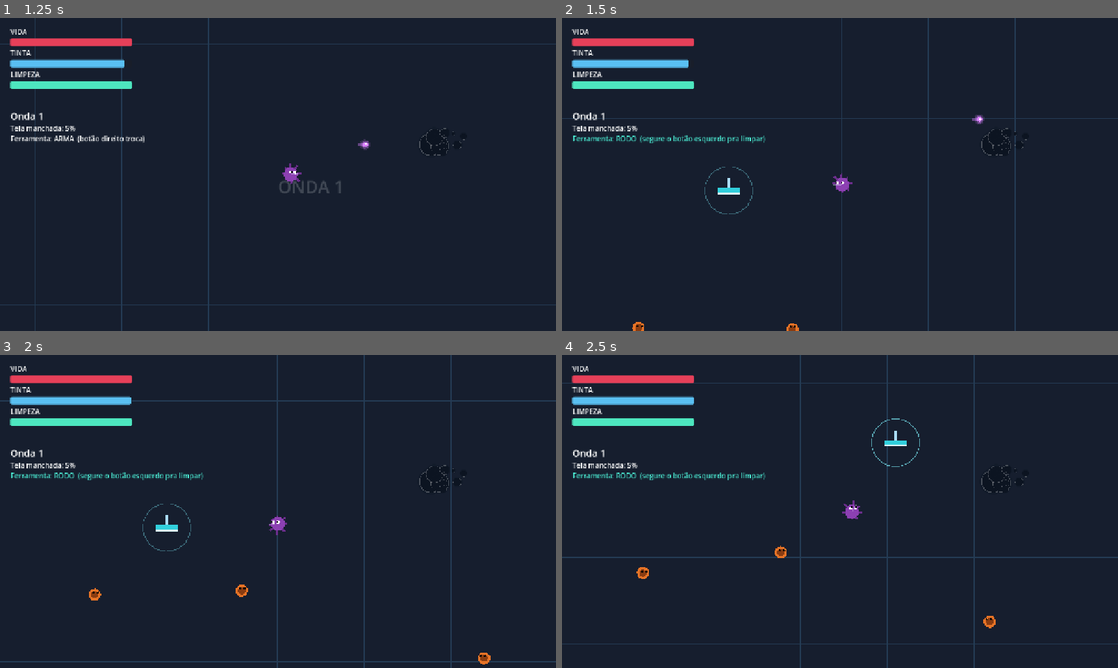
Above: before the commit, frames 1-4 (two rows, left to right).
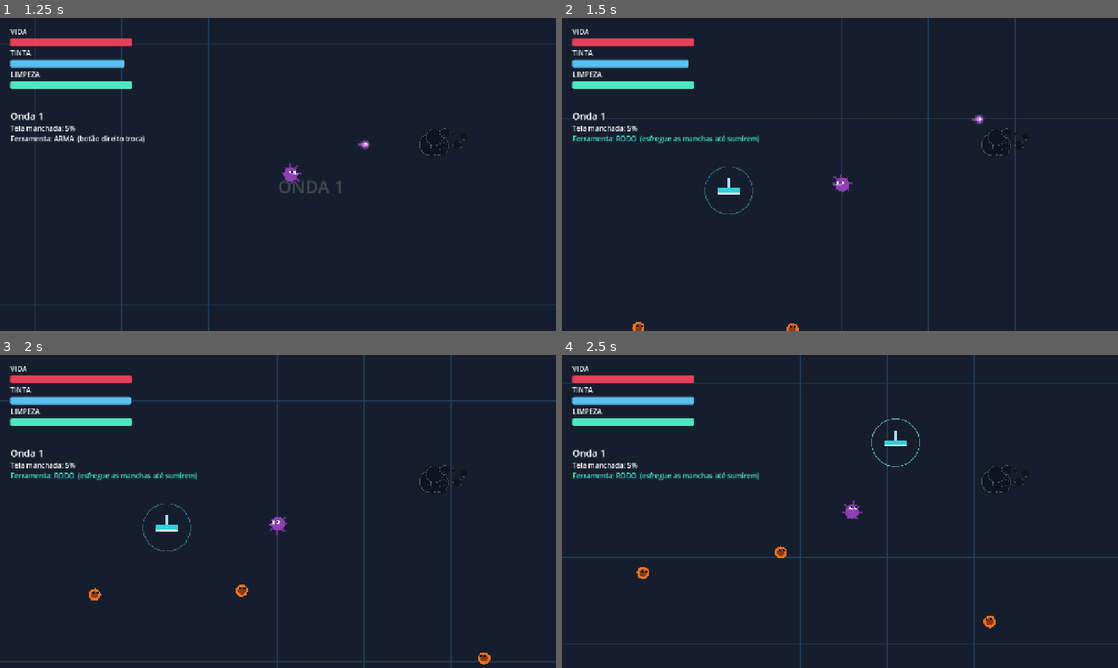
Above: after the commit, the same moments.

Repository: Ruan-Pablo-Oli/octo-ink-hell
Game: Godot game, scene res://scenes/main.tscn
Same seed, same stepped clock (60 frames per second), same inputs: the game is played once before the commit and once after it.
Inputs (mouse positions are in pixels of both pictures, inside the frame that each line leads up to):
- Up to frame 1 (1.25 s): tap Enter at 0.5 s; move the mouse to (400, 158) at 0.52 s; hold D (move_right) from 0.53 s (still down); tap Space (dash) at 0.6 s; click (400, 158) at 0.67 s
- Up to frame 2 (1.5 s): move the mouse to (728, 190) at 1.27 s; release D (move_right) at 1.28 s; hold S (move_down) from 1.28 s (still down); right-click (728, 190) at 1.35 s
- Up to frame 3 (2 s): keep holding S (move_down)
- Up to frame 4 (2.5 s): move the mouse to (895, 442) at 2.02 s; release S (move_down) at 2.03 s; press the mouse at (895, 442) at 2.03 s; hold D (move_right) from 2.03 s (still down)

Frame 1 is identical in both runs. In frame 2, 0.2% of the frame differs, in the area x 14-37%, y 37-40%; in frame 3, 0.2%; in frame 4, 0.2%.

Commit message:
update: Limpar a tela agora exige varias passadas
Cada mancha tem 3 camadas e so sai depois de 3 passadas do rodo. So conta
passada nova quando a mancha sai do raio e volta (ou quando solta o botao),
entao parar em cima segurando o botao nao limpa. A mancha desbota e encolhe
conforme e esfregada, e a sujeira da tela cai proporcional a cada camada.

wipe_cost virou custo por passada e caiu de 4.0 pra 2.0: uma mancha inteira
passa a custar 6 de fluido em vez de 4.

Diff:
--- a/scripts/effects/ink_splat.gd
+++ b/scripts/effects/ink_splat.gd
@@ -5,6 +5,8 @@
 var _droplets: int = 6
 var _style: String = "streak"
 var _blobs: Array = []
+var _core_count: int = 0
+var _wear: float = 0.0
 
 
 func setup(angle: float, weapon: WeaponData) -> void:
@@ -17,9 +19,18 @@
 	queue_redraw()
 
 
+func set_wear(amount: float) -> void:
+	_wear = clampf(amount, 0.0, 1.0)
+	var keep := _core_count + int(round(_droplets * (1.0 - _wear)))
+	if _blobs.size() > keep:
+		_blobs.resize(keep)
+	queue_redraw()
+
+
 func _generate() -> void:
 	_blobs.clear()
 	var core := maxi(2, int(_size / 12.0))
+	_core_count = core
 	for i in core:
 		var o := Vector2(randf_range(-_size * 0.25, _size * 0.25), randf_range(-_size * 0.35, _size * 0.35))
 		_blobs.append({"pos": o, "r": randf_range(_size * 0.4, _size * 0.65)})
@@ -36,10 +47,13 @@
 
 
 func _draw() -> void:
+	var fade := 1.0 - _wear * 0.55
+	var shrink := 1.0 - _wear * 0.3
+	var body := Color(_color.r, _color.g, _color.b, _color.a * fade)
 	for b in _blobs:
-		draw_circle(b.pos, b.r * 1.25, Color(_color.r, _color.g, _color.b, _color.a * 0.28))
-	var rim := _color.lightened(0.45)
-	rim.a = _color.a * 0.55
+		draw_circle(b.pos, b.r * 1.25 * shrink, Color(body.r, body.g, body.b, body.a * 0.28))
+	var rim := body.lightened(0.45)
+	rim.a = body.a * 0.55
 	for b in _blobs:
-		draw_circle(b.pos, b.r * 1.07, rim)
-		draw_circle(b.pos, b.r, _color)
+		draw_circle(b.pos, b.r * 1.07 * shrink, rim)
+		draw_circle(b.pos, b.r * shrink, body)
--- a/scripts/player/player.gd
+++ b/scripts/player/player.gd
@@ -9,7 +9,7 @@
 @export var dash_time: float = 0.14
 @export var dash_cooldown: float = 0.7
 @export var wipe_radius: float = 55.0
-@export var wipe_cost: float = 4.0
+@export var wipe_cost: float = 2.0  ## por passada; uma mancha inteira custa WIPE_PASSES vezes isso
 
 const InkTrailScene := preload("res://scenes/effects/ink_trail.tscn")
 const DashInkData := preload("res://resources/weapons/dash_ink.tres")
--- a/scripts/systems/ink_overlay.gd
+++ b/scripts/systems/ink_overlay.gd
@@ -1,6 +1,7 @@
 extends CanvasLayer
 
 const MAX_SPLATS := 140
+const WIPE_PASSES := 3
 const SplatScene := preload("res://scenes/effects/ink_splat.tscn")
 const WiperCursorScript := preload("res://scripts/effects/wiper_cursor.gd")
 
@@ -56,7 +57,13 @@
 	splat.position = pos
 	splat.setup(direction.angle(), weapon)
 
-	_splats.append({"node": splat, "dirt": weapon.splat_dirtiness})
+	_splats.append({
+		"node": splat,
+		"dirt": weapon.splat_dirtiness,
+		"passes": WIPE_PASSES,
+		"left": WIPE_PASSES,
+		"contact": false,
+	})
 	_dirt_total += weapon.splat_dirtiness
 
 	if _splats.size() > MAX_SPLATS:
@@ -65,28 +72,46 @@
 		_emit_dirtiness()
 
 
+## Cada passada do rodo tira uma camada da mancha. Uma mancha so sai depois de
+## WIPE_PASSES passadas, e so conta passada nova quando ela sai do raio e volta
+## (ou quando o jogador solta o botao), entao parar em cima nao adianta.
 func wipe_at(screen_pos: Vector2, radius: float) -> int:
 	_cursor.wiping = true
-	var wiped := 0
+	var scrubbed := 0
 	var remaining: Array = []
 	for entry in _splats:
 		var node: Node2D = entry.node
-		if is_instance_valid(node) and node.position.distance_to(screen_pos) <= radius:
-			_dirt_total = maxf(0.0, _dirt_total - entry.dirt)
+		if not is_instance_valid(node):
+			continue
+		if node.position.distance_to(screen_pos) > radius:
+			entry.contact = false
+			remaining.append(entry)
+			continue
+		if entry.contact:
+			remaining.append(entry)
+			continue
+
+		entry.contact = true
+		entry.left -= 1
+		scrubbed += 1
+		_dirt_total = maxf(0.0, _dirt_total - entry.dirt / float(entry.passes))
+		if entry.left > 0:
+			node.set_wear(1.0 - float(entry.left) / float(entry.passes))
+			remaining.append(entry)
+		else:
 			var tw := node.create_tween()
 			tw.tween_property(node, "modulate:a", 0.0, 0.15)
 			tw.tween_callback(node.queue_free)
-			wiped += 1
-		else:
-			remaining.append(entry)
 	_splats = remaining
-	if wiped > 0:
+	if scrubbed > 0:
 		_emit_dirtiness()
-	return wiped
+	return scrubbed
 
 
 func stop_wiping() -> void:
 	_cursor.wiping = false
+	for entry in _splats:
+		entry.contact = false
 
 
 func set_wipe_radius(radius: float) -> void:
@@ -99,7 +124,7 @@
 		if _splats.is_empty():
 			break
 		var entry: Dictionary = _splats.pop_front()
-		_dirt_total = maxf(0.0, _dirt_total - entry.dirt)
+		_dirt_total = maxf(0.0, _dirt_total - entry.dirt * float(entry.left) / float(entry.passes))
 		var node: Node2D = entry.node
 		if is_instance_valid(node):
 			node.queue_free()
--- a/scripts/ui/hud.gd
+++ b/scripts/ui/hud.gd
@@ -83,7 +83,7 @@
 
 func _on_clean_mode(active: bool) -> void:
 	if active:
-		_tool_label.text = "Ferramenta: RODO  (segure o botão esquerdo pra limpar)"
+		_tool_label.text = "Ferramenta: RODO  (esfregue as manchas até sumirem)"
 		_tool_label.add_theme_color_override("font_color", Color(0.3, 0.95, 0.85))
 	else:
 		_tool_label.text = "Ferramenta: ARMA  (botão direito troca)"
